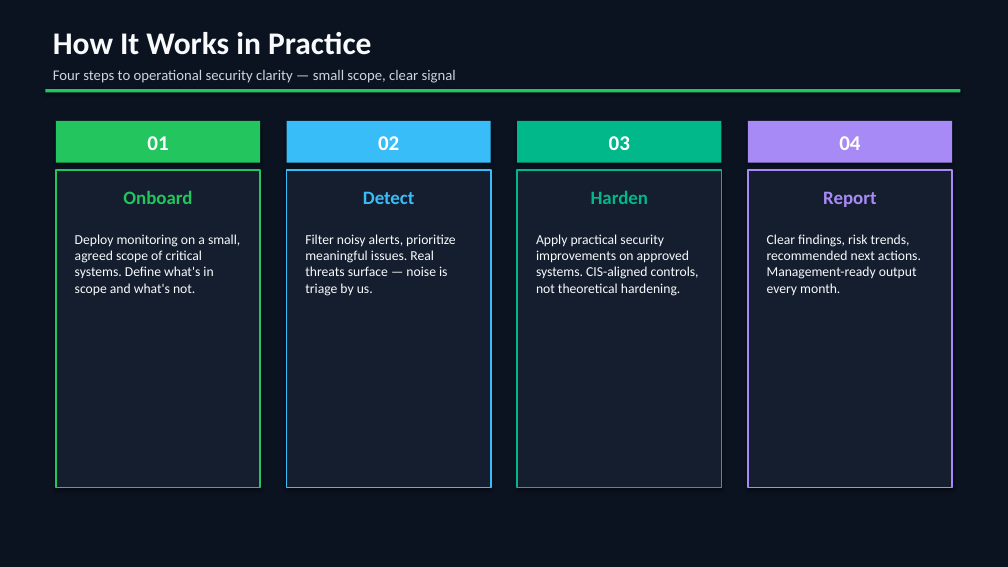
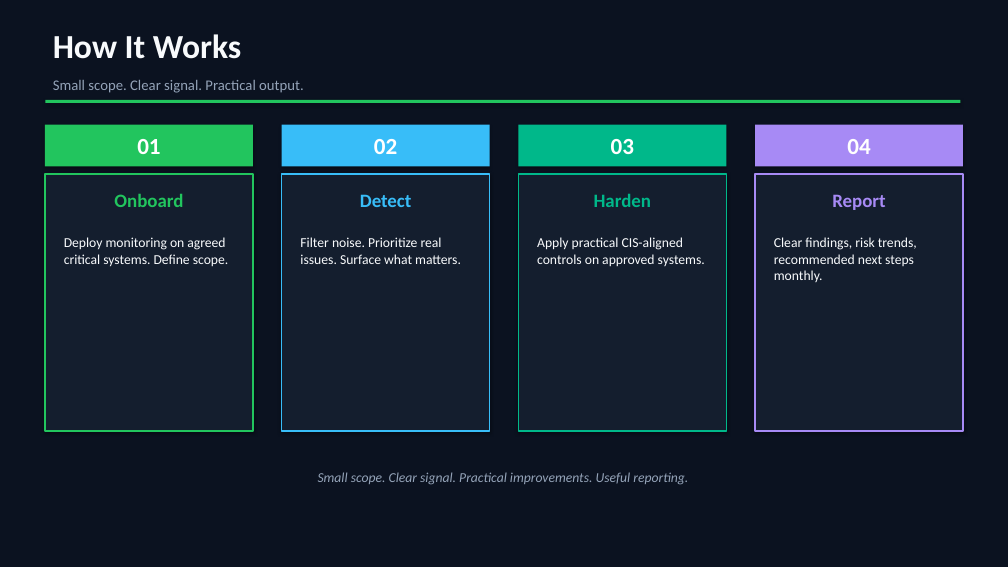
Before and after one commit to joseph118789-max/sentinel-ops, a slide deck: slide 5 of sales/Sentinel_Ops_Sales_Deck.pptx. Drawn at 1008x567 pixels with LibreOffice and Linux fonts; fonts in the diff are those of the drawing. Boxes give left, top, right and bottom in pixels: in the first picture for what was removed or moved away, otherwise in the second. Text is boxed around its words. In the diff, an @@ line names an element or a change of style, - is before the commit and + after.

```diff
--- a/sales/Sentinel_Ops_Sales_Deck.pptx
+++ b/sales/Sentinel_Ops_Sales_Deck.pptx
@@ text at (53,34,241,59): text changed; size 30 to 32 pt @@
-How It Works in Practice
+How It Works
@@ text at (53,80,304,93): text changed; text colour #CBD5E1 to #94A3B8 @@
-Four steps to operational security clarity — small scope, clear signal
+Small scope. Clear signal. Practical output.
@@ rectangle: place and size @@
-rectangle at (45,89,960,92)
+rectangle at (45,100,960,103)
@@ size 20 to 22 pt in 4 elements at (282,125,490,166), (519,125,727,166), (755,125,963,166), (45,125,253,166) @@
@@ rectangle "01": place and size @@
-rectangle "01" at (56,121,260,163)
+rectangle "01" at (45,125,253,166)
@@ rectangle "02": place and size @@
-rectangle "02" at (287,121,491,163)
+rectangle "02" at (282,125,490,166)
@@ rectangle "03": place and size @@
-rectangle "03" at (517,121,721,163)
+rectangle "03" at (519,125,727,166)
@@ rectangle "04": place and size @@
-rectangle "04" at (748,121,952,163)
+rectangle "04" at (755,125,963,166)
@@ rectangle: place and size @@
-rectangle at (56,170,260,488)
+rectangle at (45,174,253,431)
@@ rectangle: place and size @@
-rectangle at (287,170,491,488)
+rectangle at (282,174,490,431)
@@ rectangle: place and size @@
-rectangle at (517,170,721,488)
+rectangle at (519,174,727,431)
@@ rectangle: place and size @@
-rectangle at (748,170,952,488)
+rectangle at (755,174,963,431)
@@ text "Onboard": place and size @@
-text "Onboard" at (123,190,192,204)
+text "Onboard" at (114,193,183,207)
@@ text "Report": place and size @@
-text "Report" at (823,191,876,207)
+text "Report" at (832,194,885,210)
@@ text at (64,237,229,266): text changed @@
-Deploy monitoring on a small, agreed scope of critical systems. Define what's in scope and what's not.
+Deploy monitoring on agreed critical systems. Define scope.
@@ text at (300,237,461,264): text changed @@
-Filter noisy alerts, prioritize meaningful issues. Real threats surface — noise is triage by us.
+Filter noise. Prioritize real issues. Surface what matters.
@@ text at (537,237,705,266): text changed @@
-Apply practical security improvements on approved systems. CIS-aligned controls, not theoretical hardening.
+Apply practical CIS-aligned controls on approved systems.
@@ text at (774,237,917,282): text changed @@
-Clear findings, risk trends, recommended next actions. Management-ready output every month.
+Clear findings, risk trends, recommended next steps monthly.
@@ text added at (318,472,688,485), 13 pt, text #94A3B8, italic @@
+Small scope. Clear signal. Practical improvements. Useful reporting.
```
Also in this commit, not shown: 8 other slides changed.
